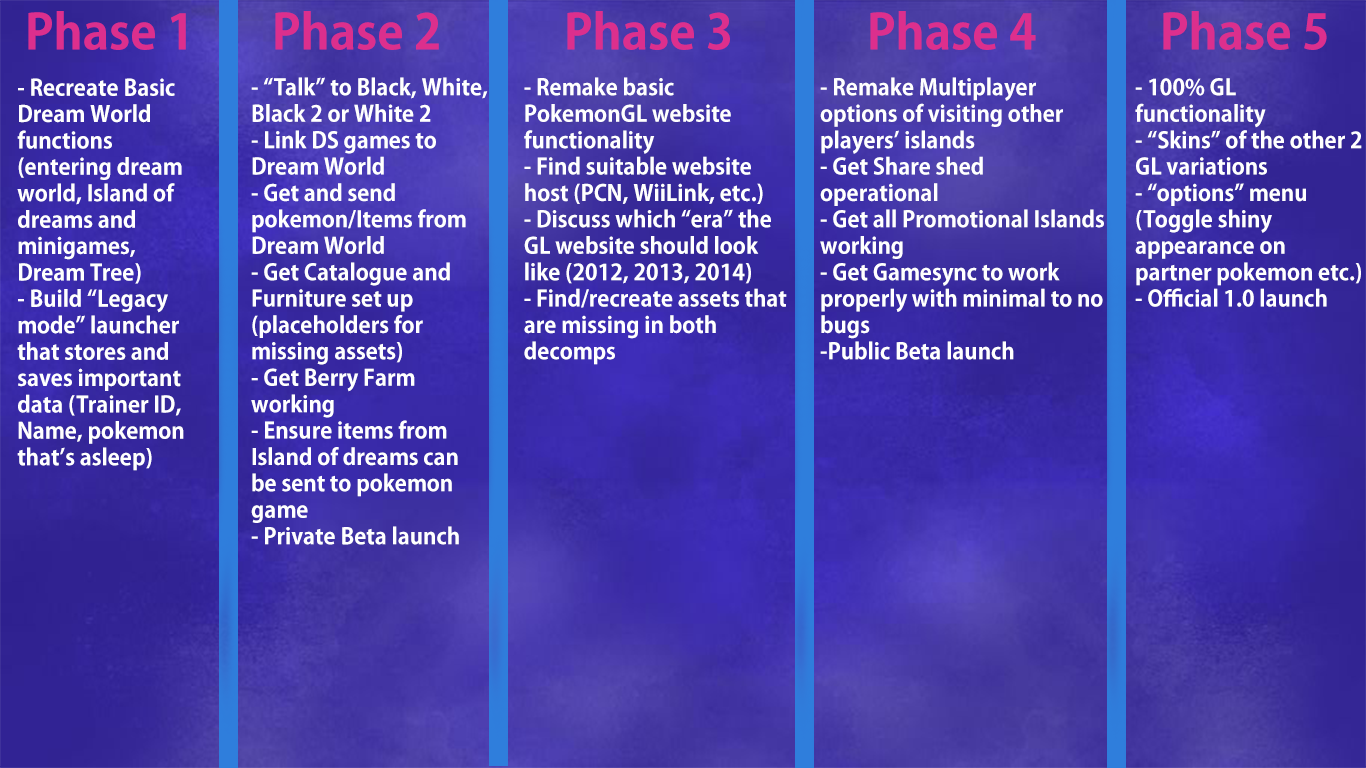
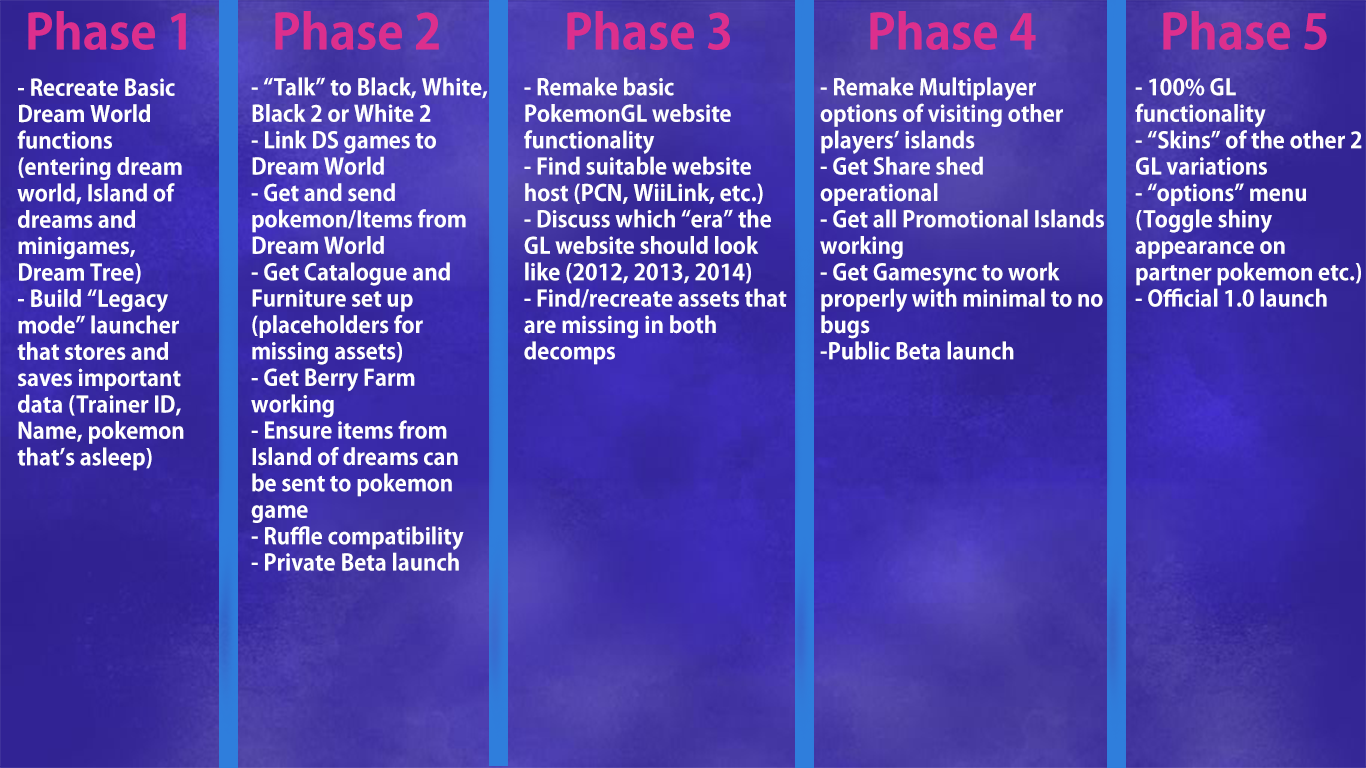
Revision of a layered 1366 x 768 image; what changed, layer by layer:
painted on "- “Talk” to Black, White, Black 2 or White 2 - Link DS games t" over [251, 526, 464, 571]